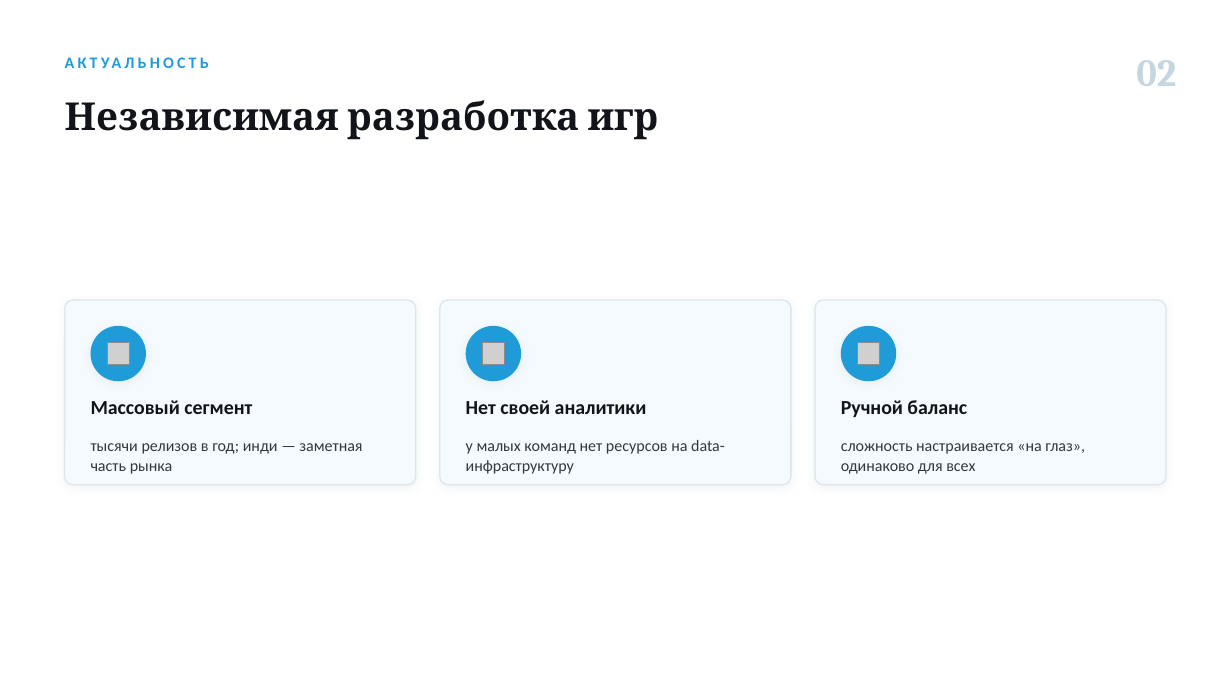
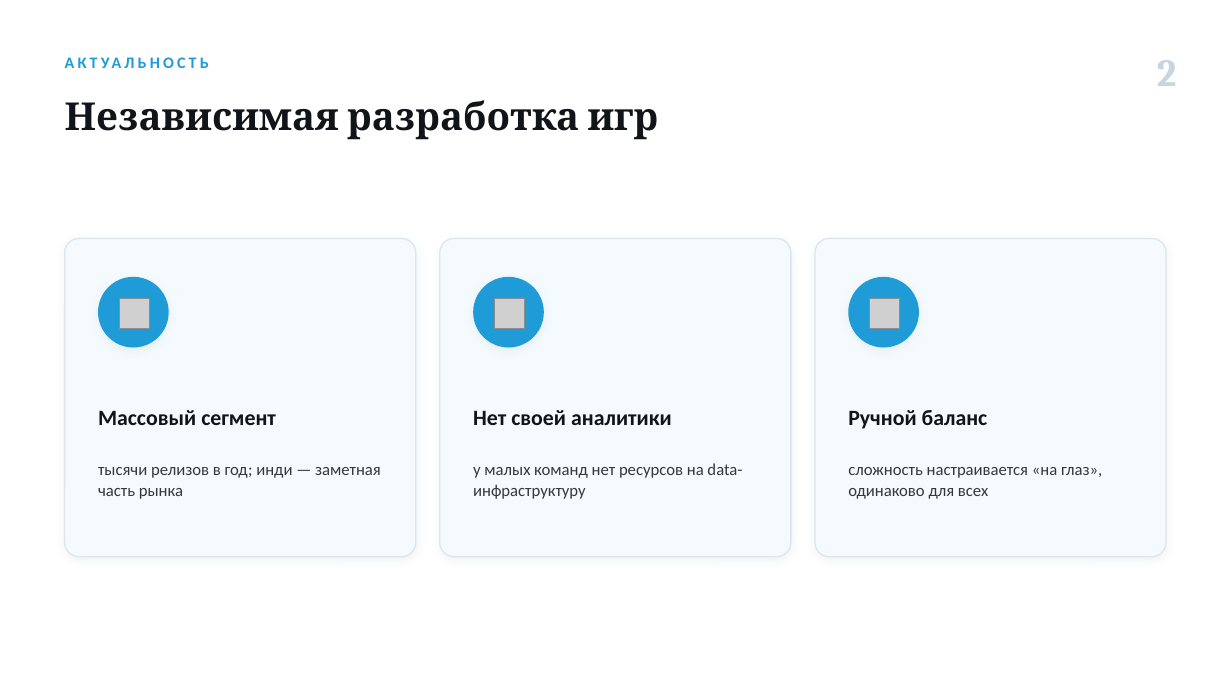
Before and after one commit to Antizi/diplom-Game_Plugs_Ai, a slide deck: slide 2 of presentations/Артамонов_ВКР_телеметрия.pptx. Drawn at 1232x693 pixels with LibreOffice and Linux fonts; fonts in the diff are those of the drawing; grey boxes stand for pictures. Boxes give left, top, right and bottom in pixels: in the first picture for what was removed or moved away, otherwise in the second. Text is boxed around its words. In the diff, an @@ line names an element or a change of style, - is before the commit and + after.

```diff
--- a/presentations/Артамонов_ВКР_телеметрия.pptx
+++ b/presentations/Артамонов_ВКР_телеметрия.pptx
@@ text at box(1157, 60, 1177, 86): text changed @@
-02
+2
@@ rounded rectangle: place and size @@
-rounded rectangle at box(65, 300, 416, 485)
+rounded rectangle at box(65, 238, 416, 556)
@@ rounded rectangle: place and size @@
-rounded rectangle at box(440, 300, 791, 485)
+rounded rectangle at box(440, 238, 791, 556)
@@ rounded rectangle: place and size @@
-rounded rectangle at box(815, 300, 1166, 485)
+rounded rectangle at box(815, 238, 1166, 556)
@@ ellipse: place and size @@
-ellipse at box(91, 326, 146, 382)
+ellipse at box(98, 277, 169, 348)
@@ picture: place and size @@
-picture at box(107, 343, 129, 365)
+picture at box(119, 299, 150, 329)
@@ ellipse: place and size @@
-ellipse at box(466, 326, 521, 382)
+ellipse at box(473, 277, 544, 348)
@@ picture: place and size @@
-picture at box(482, 343, 505, 365)
+picture at box(494, 299, 525, 329)
@@ ellipse: place and size @@
-ellipse at box(841, 326, 897, 382)
+ellipse at box(848, 277, 920, 348)
@@ picture: place and size @@
-picture at box(858, 343, 880, 365)
+picture at box(870, 299, 900, 329)
@@ text "Массовый сегмент": place and size @@
-text "Массовый сегмент" at box(91, 400, 252, 414)
+text "Массовый сегмент" at box(98, 410, 276, 425)
@@ size 15.5 to 17 pt in 3 elements at box(98, 410, 276, 425), box(848, 410, 988, 429), box(473, 410, 672, 425) @@
@@ text "Нет своей аналитики": place and size @@
-text "Нет своей аналитики" at box(466, 400, 647, 414)
+text "Нет своей аналитики" at box(473, 410, 672, 425)
@@ text "Ручной баланс": place and size @@
-text "Ручной баланс" at box(841, 400, 967, 417)
+text "Ручной баланс" at box(848, 410, 988, 429)
@@ text "тысячи релизов в год; инди ...": place and size @@
-text "тысячи релизов в год; инди ..." at box(91, 443, 362, 474)
+text "тысячи релизов в год; инди ..." at box(98, 467, 381, 499)
@@ text "у малых команд нет ресурсов ...": place and size @@
-text "у малых команд нет ресурсов ..." at box(466, 440, 725, 474)
+text "у малых команд нет ресурсов ..." at box(473, 463, 742, 499)
@@ size 12.5 to 13 pt in 3 elements at box(98, 467, 381, 499), box(473, 463, 742, 499), box(848, 467, 1102, 499) @@
@@ text "сложность настраивается «на глаз», одинаково ...": place and size @@
-text "сложность настраивается «на глаз», одинаково ..." at box(841, 443, 1085, 474)
+text "сложность настраивается «на глаз», одинаково ..." at box(848, 467, 1102, 499)
```
Also in this commit, not shown: 10 other slides changed, 3 other files.
